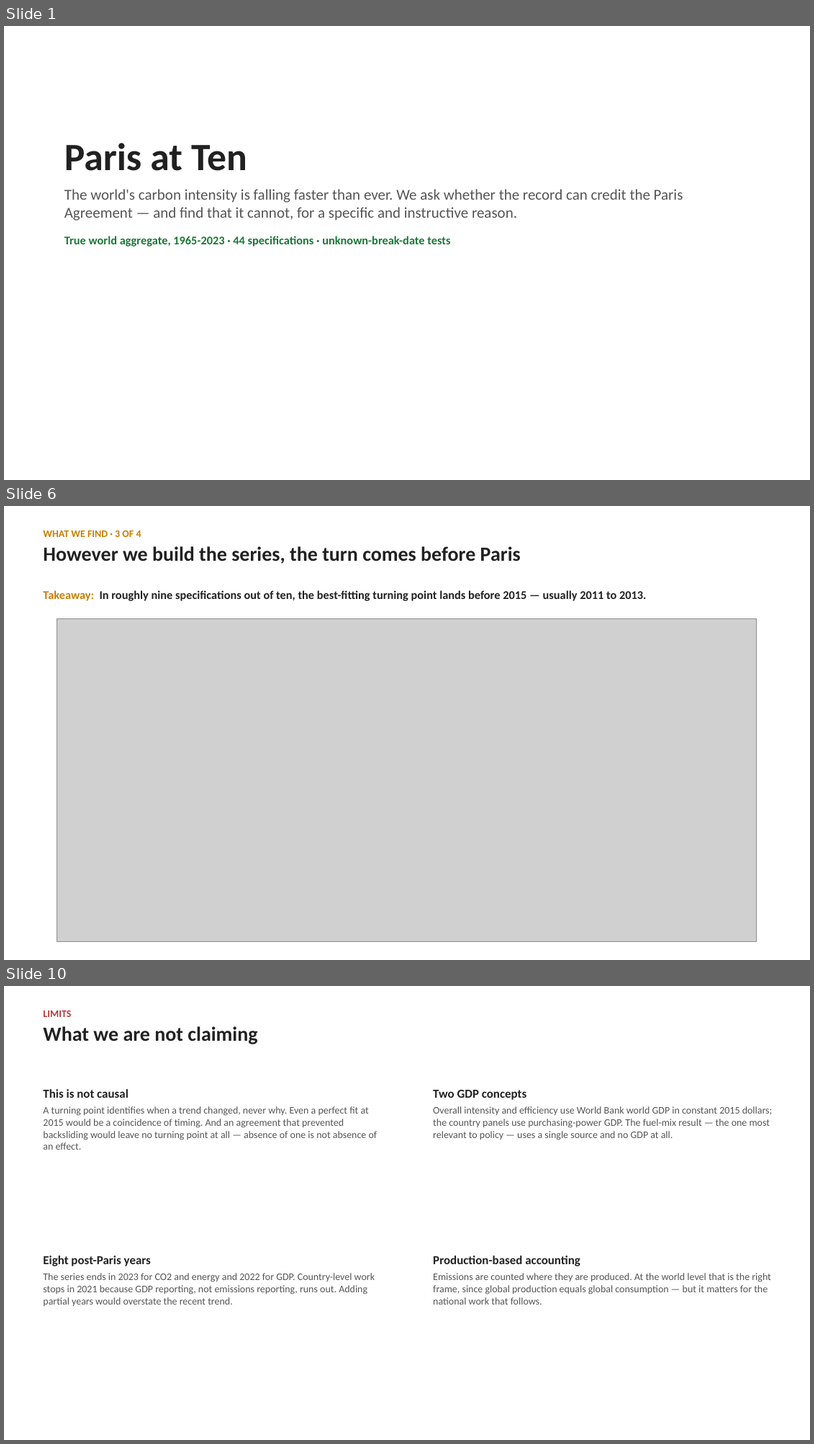
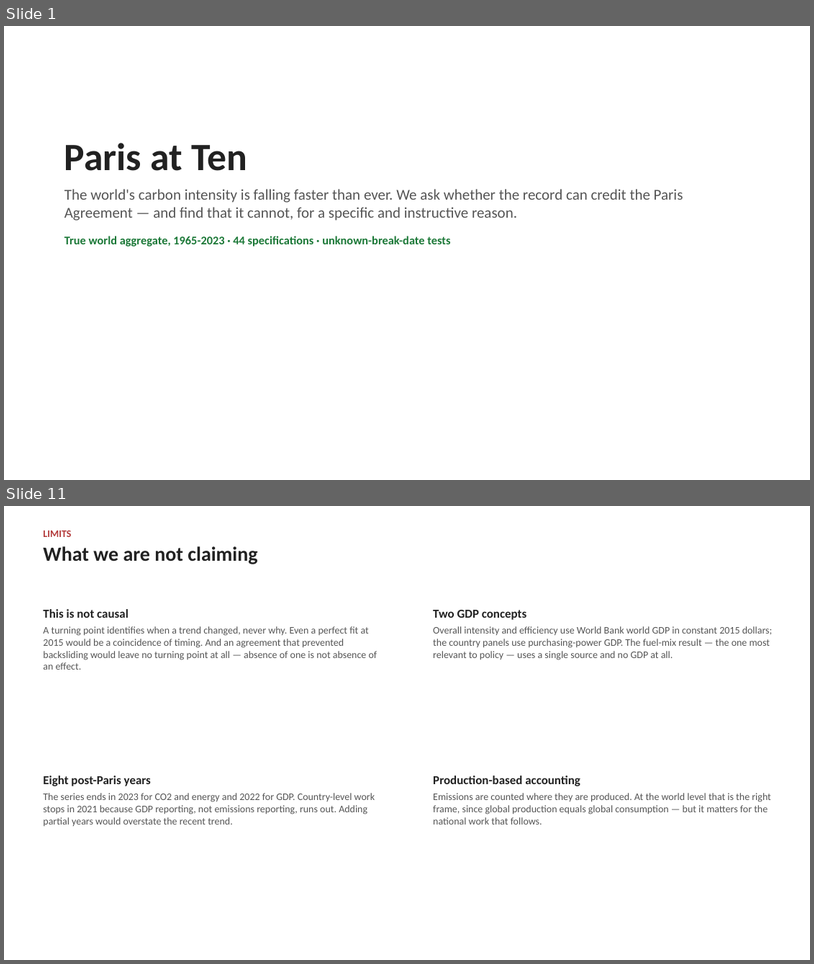
Before and after one commit to cwejnert/HDI-Happiness, a slide deck: carbon_breakpoints_takeaway_figures/paris_at_ten_world_deck.pptx. Shown one above the other, each under a label of ours: slides 1, 6 and 10 before the commit, slides 1 and 11 after it; the slides between them are not shown. The pictures are 814x1444 and 814x964 pixels, drawn with LibreOffice and Linux fonts; fonts in the diff are those of the drawing; grey boxes stand for pictures. Boxes give left, top, right and bottom in pixels: in the first picture for what was removed or moved away, otherwise in the second. Text is boxed around its words. In the diff, an @@ line names an element or a change of style, - is before the commit and + after.

```diff
--- a/carbon_breakpoints_takeaway_figures/paris_at_ten_world_deck.pptx
+++ b/carbon_breakpoints_takeaway_figures/paris_at_ten_world_deck.pptx
@@ slide 6 removed at (4,506,810,960), background #FFFFFF @@
@@ text removed at (43,530,521,564) @@
-WHAT WE FIND · 3 OF 4
-However we build the series, the turn comes before Paris
@@ text removed at (43,590,646,601) @@
-Takeaway: In roughly nine specifications out of ten, the best-fitting turning point lands before 2015 — usually 2011 to 2013.
@@ picture removed at (57,618,757,942) @@
@@ what was slide 10 is now slide 11 @@
```
Also in this commit, not shown: 8 slides changed, 2 slides added, 1 other file.
